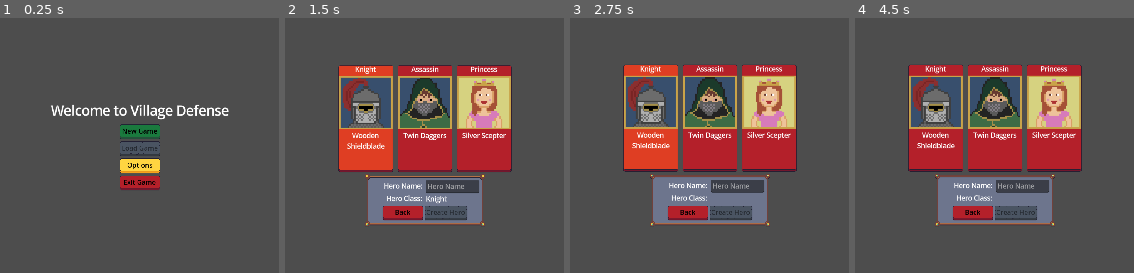
Above: before the commit, frames 1-4 (left to right).
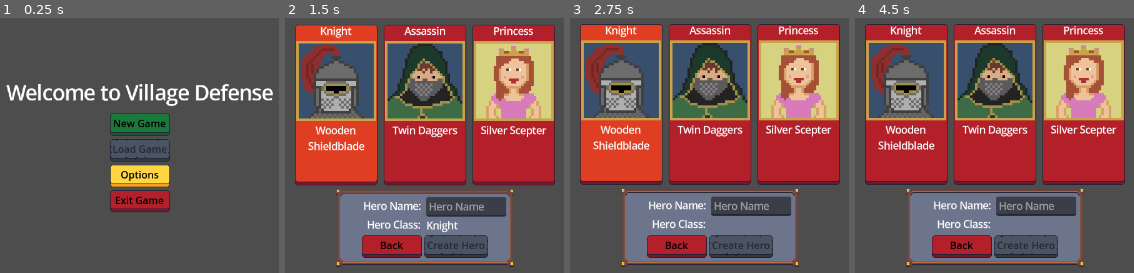
Above: after the commit, the same moments.

Repository: navtges3/PixelValley
Game: Godot game, scene res://scenes/ui/screens/main_menu_screen.tscn
The game is run twice, just before and just after one commit, with the same random seed, the same clock (stepped at 60 frames per second) and the same inputs.
Inputs (mouse positions are in pixels of both pictures, inside the frame that each line leads up to):
- Up to frame 1 (0.25 s): no input
- Up to frame 2 (1.5 s): click "New Game" at 0.5 s; click (365, 117) at 1.27 s
- Up to frame 3 (2.75 s): click (650, 117) at 2.02 s
- Up to frame 4 (4.5 s): click (935, 117) at 2.77 s; click "Back" at 3.5 s; click "New Game" at 4.25 s

The runs differ from the first frame. In frame 1, 10% of the frame differs, in the area x 2-98%, y 25-77%; in frame 2, 64%; in frame 3, 64%, in the area x 3-97%, y 2-98%; in frame 4, 64%.

Commit message:
Adjust UI layout and scaling for battle and quest screens; update viewport size for better resolution

Diff:
--- a/project.godot
+++ b/project.godot
@@ -36,8 +36,8 @@
 
 [display]
 
-window/size/viewport_width=1920
-window/size/viewport_height=1080
+window/size/viewport_width=1280
+window/size/viewport_height=720
 window/stretch/mode="viewport"
 window/stretch/scale_mode="integer"
 
--- a/scenes/ui/components/battle_character.tscn
+++ b/scenes/ui/components/battle_character.tscn
@@ -4,7 +4,6 @@
 [ext_resource type="SpriteFrames" uid="uid://bn15t6nu6n6nf" path="res://resources/characters/monsters/orc/orc_sprite_frames.tres" id="2_3rhhs"]
 
 [node name="BattleCharacter" type="Node2D" unique_id=2135240791]
-scale = Vector2(5, 5)
 script = ExtResource("1_il1nn")
 
 [node name="Visual" type="Node2D" parent="." unique_id=1615905558]
@@ -13,6 +12,6 @@
 sprite_frames = ExtResource("2_3rhhs")
 animation = &"attack"
 centered = false
-offset = Vector2(0, -64)
+offset = Vector2(-32, -64)
 
 [connection signal="animation_finished" from="Visual/AnimatedSprite2D" to="." method="_on_animated_sprite_2d_animation_finished"]
--- a/scenes/ui/screens/battle_screen.tscn
+++ b/scenes/ui/screens/battle_screen.tscn
@@ -22,10 +22,10 @@
 script = ExtResource("1_ihhiw")
 
 [node name="HeroSlot" type="Marker2D" parent="." unique_id=1425626208]
-position = Vector2(450, 800)
+position = Vector2(320, 500)
 
 [node name="MonsterSlot" type="Marker2D" parent="." unique_id=1177753450]
-position = Vector2(1470, 800)
+position = Vector2(896, 500)
 
 [node name="TopBar" type="HBoxContainer" parent="." unique_id=450098864]
 layout_mode = 1
--- a/scenes/ui/screens/quest_screen.tscn
+++ b/scenes/ui/screens/quest_screen.tscn
@@ -16,17 +16,16 @@
 script = ExtResource("1_7qxwm")
 
 [node name="MarginContainer" type="MarginContainer" parent="." unique_id=1874555744]
-layout_mode = 0
-offset_left = 15.0
-offset_top = 16.0
-offset_right = 1905.0
-offset_bottom = 1065.0
+layout_mode = 1
+anchors_preset = 15
+anchor_right = 1.0
+anchor_bottom = 1.0
 grow_horizontal = 2
 grow_vertical = 2
-theme_override_constants/margin_left = 128
-theme_override_constants/margin_top = 128
-theme_override_constants/margin_right = 128
-theme_override_constants/margin_bottom = 128
+theme_override_constants/margin_left = 32
+theme_override_constants/margin_top = 32
+theme_override_constants/margin_right = 32
+theme_override_constants/margin_bottom = 32
 
 [node name="PanelContainer" type="PanelContainer" parent="MarginContainer" unique_id=1737072988]
 layout_mode = 2
--- a/scripts/characters/battle_visual_data.gd
+++ b/scripts/characters/battle_visual_data.gd
@@ -3,4 +3,3 @@
 
 @export var frames: SpriteFrames
 @export var sprite_height := 64
-@export var scale := Vector2.ONE
--- a/scripts/ui/components/battle_character.gd
+++ b/scripts/ui/components/battle_character.gd
@@ -1,17 +1,22 @@
 extends Node2D
+class_name BattleCharacter
+
+const Y_OFFSET := 64
+const SPRITE_SCALE := Vector2(3.0, 3.0)
 
 @onready var sprite: AnimatedSprite2D = $Visual/AnimatedSprite2D
-
 signal animation_done()
 
 func set_frames(frames: SpriteFrames) -> void:
 	sprite.sprite_frames = frames
 	sprite.play("idle")
 
-func apply_visual(visual: BattleVisualData) -> void:
+func apply_visual(visual: BattleVisualData, flip_h := false) -> void:
 	sprite.sprite_frames = visual.frames
-	sprite.scale = visual.scale
-	sprite.position.y = -visual.sprite_height
+	sprite.scale = SPRITE_SCALE
+	print("Sprite size", sprite.sprite_frames.get_frame_texture(sprite.animation, sprite.frame).get_size())
+	sprite.flip_h = flip_h
+	sprite.position.y -= (visual.sprite_height - Y_OFFSET)
 	sprite.play("idle")
 
 func play_idle() -> void:
--- a/scripts/ui/screens/battle_screen.gd
+++ b/scripts/ui/screens/battle_screen.gd
@@ -24,12 +24,9 @@
 const ITEM_BUTTON = preload("res://scenes/ui/components/item_button.tscn")
 const BATTLE_CHARACTER = preload("res://scenes/ui/components/battle_character.tscn")
 
-const SPRITE_SCALE := 5
-const SPRITE_OFFSET_Y := 64
-
 var battle_config: BattleConfig
-var hero_visual
-var monster_visual
+var hero_visual: BattleCharacter
+var monster_visual: BattleCharacter
 
 func _ready() -> void:
 	quest_bar.quest = battle_config.quest
@@ -46,9 +43,7 @@
 	hero_info.hero = battle_config.hero
 	hero_visual = BATTLE_CHARACTER.instantiate()
 	$HeroSlot.add_child(hero_visual)
-	hero_visual.set_frames(battle_config.hero.battle_visual.frames)
-	hero_visual.scale.x = SPRITE_SCALE
-	hero_visual.scale.y = SPRITE_SCALE
+	hero_visual.apply_visual(battle_config.hero.battle_visual)
 
 func _on_hero_updated(_hero_ref: Hero) -> void:
 	hero_info.refresh()
@@ -70,11 +65,7 @@
 		child.queue_free()
 	monster_visual = BATTLE_CHARACTER.instantiate()
 	$MonsterSlot.add_child(monster_visual)
-	monster_visual.set_frames(monster_ref.battle_visual.frames)
-	monster_visual.scale.x = -SPRITE_SCALE
-	monster_visual.scale.y = SPRITE_SCALE
-	var sprite_height = (monster_ref.battle_visual.sprite_height - SPRITE_OFFSET_Y) * SPRITE_SCALE
-	monster_visual.position.y = -sprite_height
+	monster_visual.apply_visual(monster_ref.battle_visual, true)
 
 func _on_monster_updated(monster_ref: Monster) -> void:
 	var value = monster_ref.stat_block.current_hp
